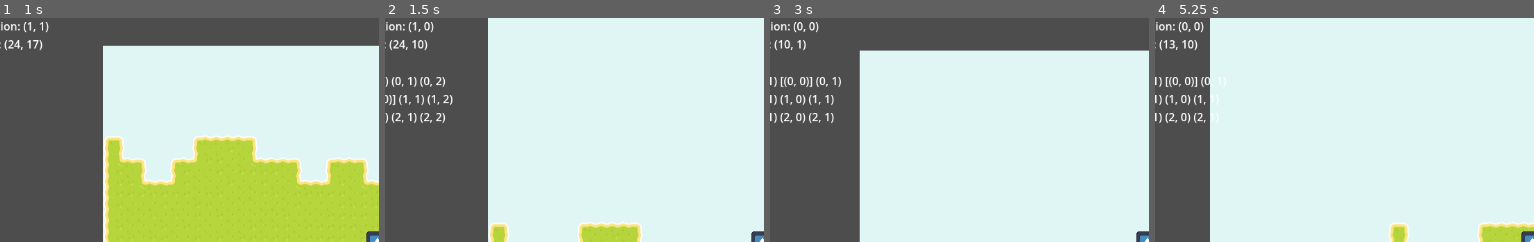
Above: before the commit, frames 1-4 (left to right).
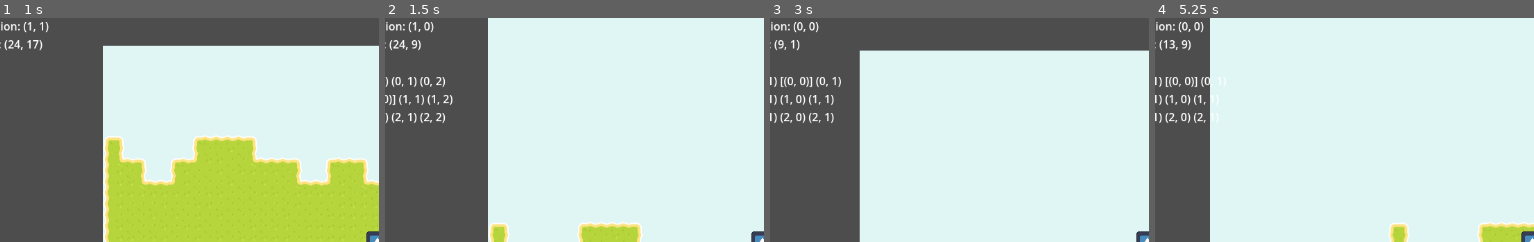
Above: after the commit, the same moments.

Repository: Sammy-T/Aero-Fight
Game: Godot game, scene res://scenes/level.tscn
Two runs of this game, one before a commit and one after it. Both use one fixed random seed, a clock stepped at 60 frames per second and the inputs below. The engine's default icon, where the game draws it, is replaced by a stand-in: a white triangle on a blue panel in a dark square.
Inputs:
- Up to frame 1 (1 s): tap Enter at 0.5 s; hold Up (ui_up) from 0.53 s (still down)
- Up to frame 2 (1.5 s): keep holding Up (ui_up)
- Up to frame 3 (3 s): release Up (ui_up) at 2.03 s; hold Left (ui_left) from 2.03 s (still down)
- Up to frame 4 (5.25 s): release Left (ui_left) at 3.53 s; hold Down (ui_down) 3.53-4.28 s; hold Right (ui_right) 4.28-5.03 s; hold Up (ui_up) from 5.03 s (still down)
The pictures show only the part of the screen within x 3-53%, y 0-50%; the shares and areas given below are measured in that part.

Frame 1 is identical in both runs. In frame 2, 0.1% of the frame differs, in the area x 6-12%, y 9-15%; in frame 3, 0.2%, in the area x 2-10%, y 9-15%; in frame 4, 0.1%.

Commit message:
Move movement to physics_process
This fixes the issue of the camera lagging behind the movement.

Diff:
--- a/scripts/player.gd
+++ b/scripts/player.gd
@@ -10,7 +10,11 @@
 
 
 # Called every frame. 'delta' is the elapsed time since the previous frame.
-func _process(delta: float) -> void:
+#func _process(delta: float) -> void:
+#	pass
+
+
+func _physics_process(delta: float) -> void:
 	var input_dir: Vector2 = Input.get_vector("ui_left", "ui_right", "ui_up", "ui_down")
 
 	position += input_dir * SPEED * delta
